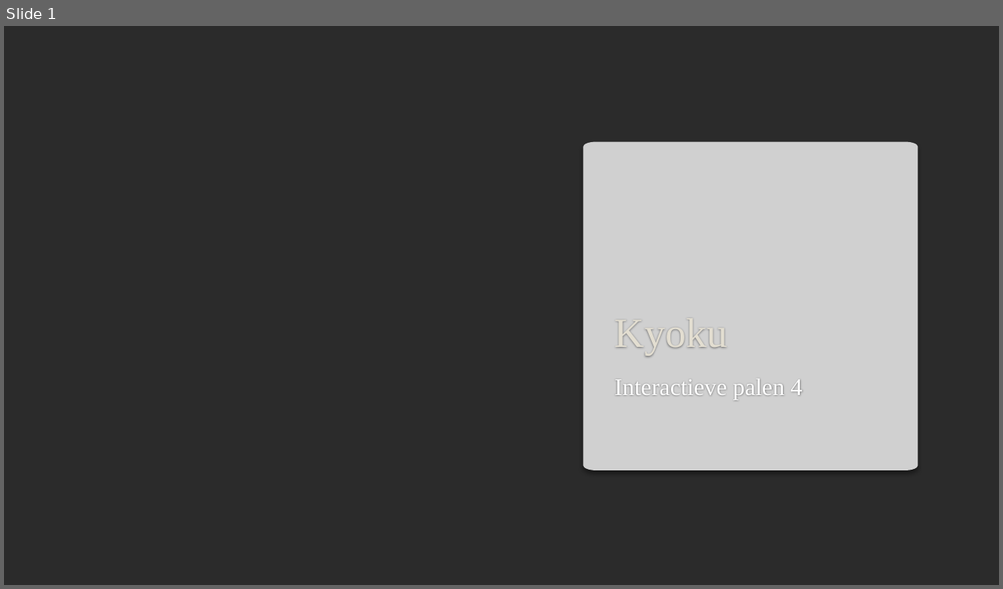
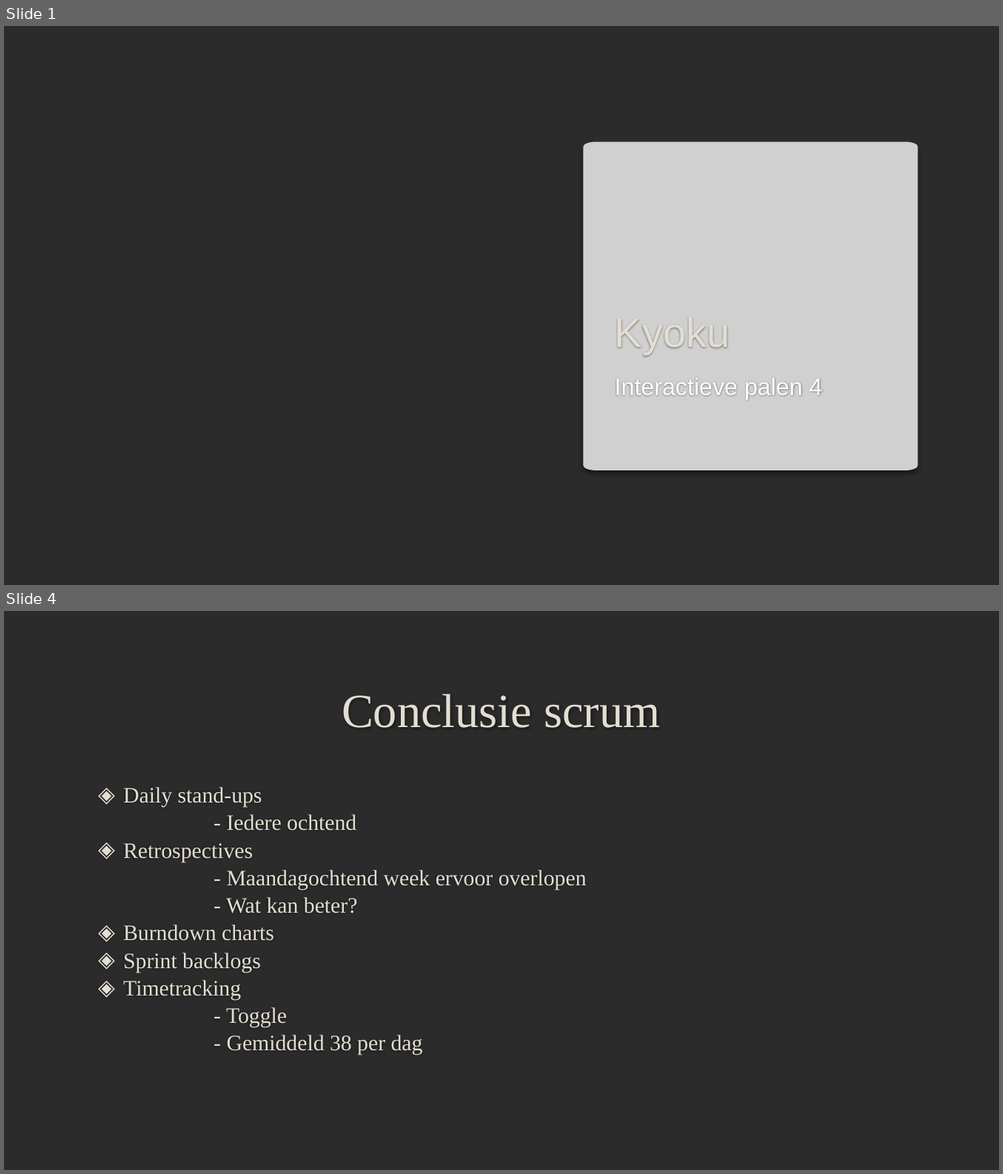
Before and after one commit to MessiaenTibo/Team-Project, a slide deck: Presentatie/Kyoku.pptx. Shown one above the other, each under a label of ours: slide 1 before the commit, slides 1 and 4 after it; the slides between them are not shown. The pictures are 1003x589 and 1003x1174 pixels, drawn with LibreOffice and Linux fonts; fonts in the diff are those of the drawing; grey boxes stand for pictures; background and template pictures are left out; a plain dark background stands for a picture behind light text. Boxes give left, top, right and bottom in pixels: in the first picture for what was removed or moved away, otherwise in the second. Text is boxed around its words. In the diff, an @@ line names an element or a change of style, - is before the commit and + after.

```diff
--- a/Presentatie/Kyoku.pptx
+++ b/Presentatie/Kyoku.pptx
@@ slide 4 added at [4,611,999,1170], background picture (left out) @@
@@ title added at [341,694,660,728], 46 pt, text #E3DED1 @@
+Conclusie scrum
@@ text added at [123,787,586,1055], 21.3 pt, text #E3DED1 @@
+◈ Daily stand-ups
+- Iedere ochtend
+◈ Retrospectives
+- Maandagochtend week ervoor overlopen
+- Wat kan beter?
+◈ Burndown charts
+◈ Sprint backlogs
+◈ Timetracking
+- Toggle
+- Gemiddeld 38 per dag
@@ slide 1 changed as well @@
@@ title "Kyoku" at [614,321,729,354]: font Times New Roman to Arial @@
@@ subtitle "Interactieve palen 4" at [614,378,822,400]: font Times New Roman to Arial @@
```
Also in this commit, not shown: 2 other slides changed, 2 other slides added, 6 slides removed, 36 other files.
